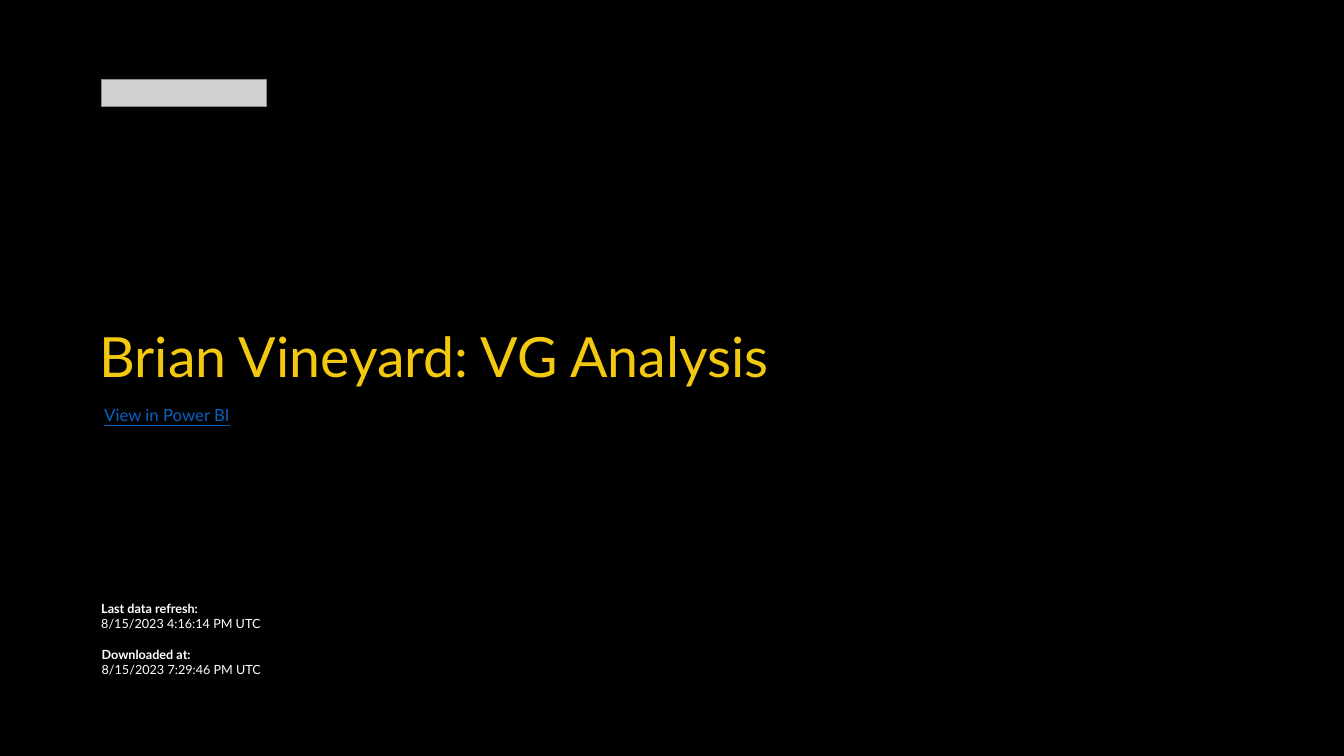
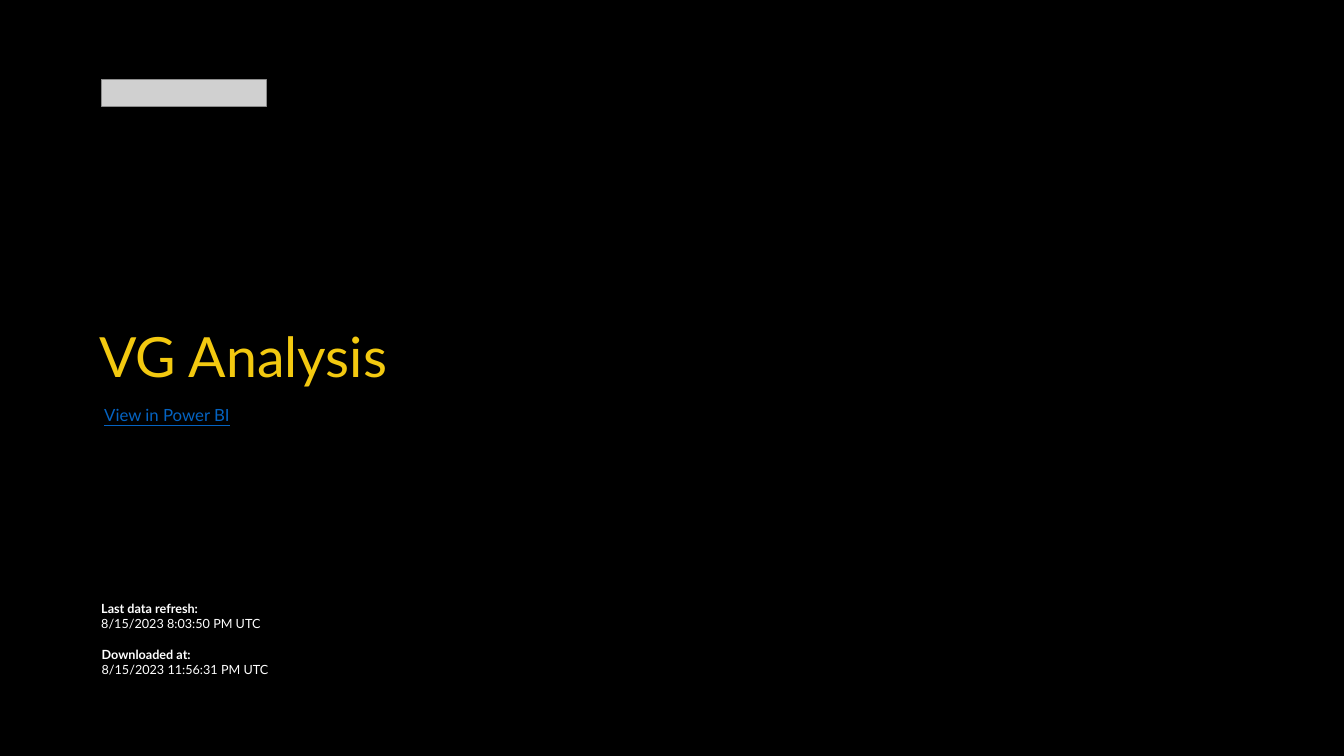
Before and after one commit to bvineyar/bvineyar.github.io, a slide deck: slide 1 of Power BI/VG Analysis.pptx. Drawn at 1344x756 pixels with LibreOffice and Linux fonts; fonts in the diff are those of the drawing; grey boxes stand for pictures; background and template pictures are left out. Boxes give left, top, right and bottom in pixels: in the first picture for what was removed or moved away, otherwise in the second. Text is boxed around its words. In the diff, an @@ line names an element or a change of style, - is before the commit and + after.

```diff
--- a/Power BI/VG Analysis.pptx
+++ b/Power BI/VG Analysis.pptx
@@ title at (x1=99, y1=336, x2=387, y2=387): text changed @@
-Brian Vineyard: VG Analysis
+VG Analysis
@@ text at (x1=101, y1=618, x2=261, y2=629): text changed @@
-8/15/2023 4:16:14 PM UTC
+8/15/2023 8:03:50 PM UTC
@@ text at (x1=102, y1=664, x2=269, y2=675): text changed @@
-8/15/2023 7:29:46 PM UTC
+8/15/2023 11:56:31 PM UTC
```
Also in this commit, not shown: 1 slide removed.
